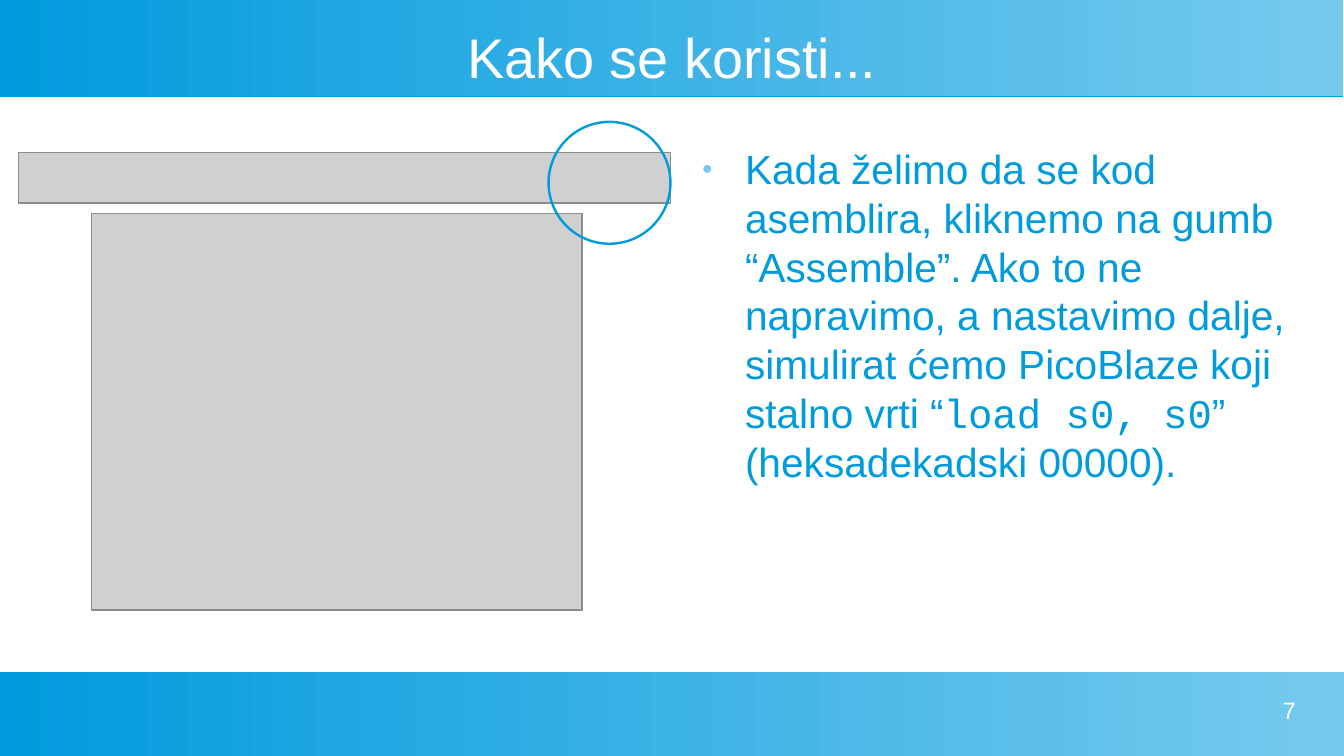
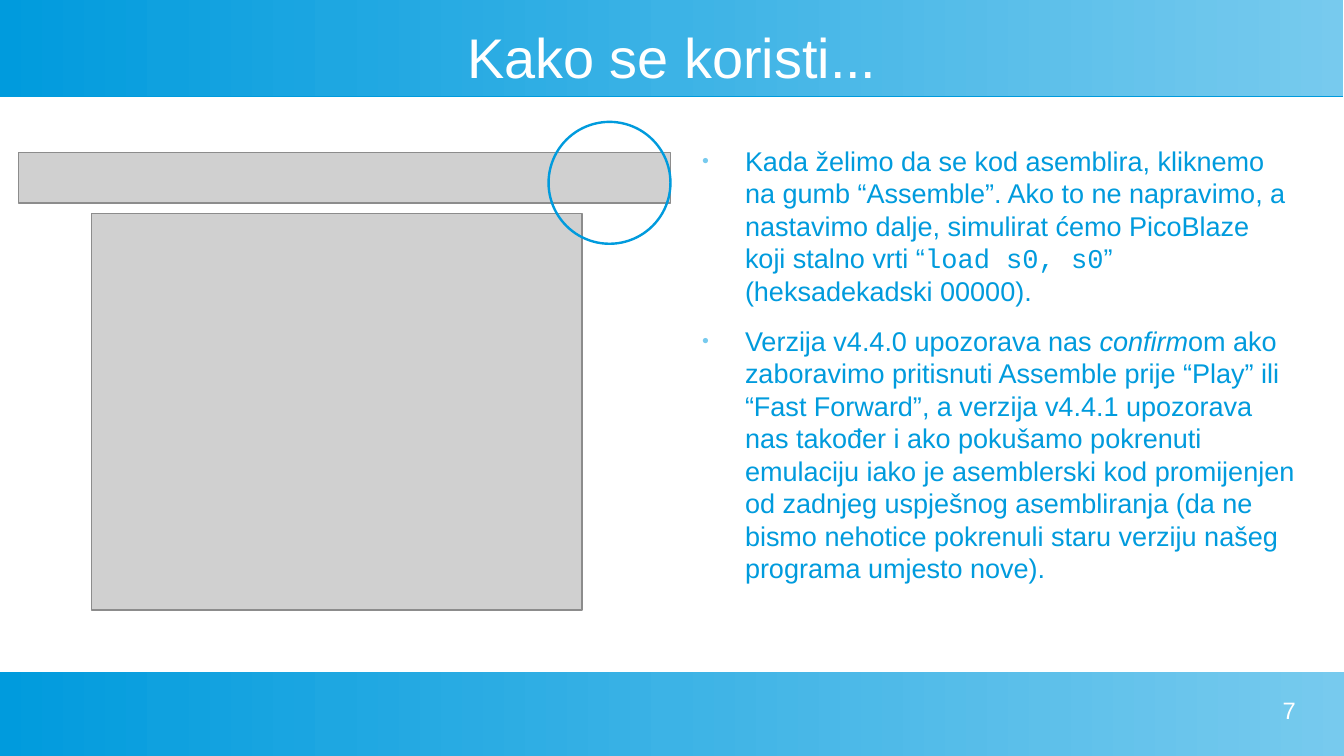
Before and after one commit to FlatAssembler/PicoBlaze_Simulator_in_JS, a slide deck: slide 7 of seminar/PicoBlaze.odp. Drawn at 1344x756 pixels with LibreOffice and Linux fonts; fonts in the diff are those of the drawing; grey boxes stand for pictures. Boxes give left, top, right and bottom in pixels: in the first picture for what was removed or moved away, otherwise in the second. Text is boxed around its words. In the diff, an @@ line names an element or a change of style, - is before the commit and + after.

```diff
--- a/seminar/PicoBlaze.odp
+++ b/seminar/PicoBlaze.odp
@@ text at (x1=745, y1=151, x2=1285, y2=306): size 24 to 16 pt in "Kada želimo da se kod asemblira, kliknemo ..." @@
@@ text at (x1=745, y1=331, x2=1295, y2=583): paragraph added @@
+● Verzija v4.4.0 upozorava nas confirmom ako zaboravimo pritisnuti Assemble prije “Play” ili “Fast Forward”, a verzija v4.4.1 upozorava nas također i ako pokušamo pokrenuti emulaciju iako je asemblerski kod promijenjen od zadnjeg uspješnog asembliranja (da ne bismo nehotice pokrenuli staru verziju našeg programa umjesto nove).
```
Also in this commit, not shown: 1 other file.
